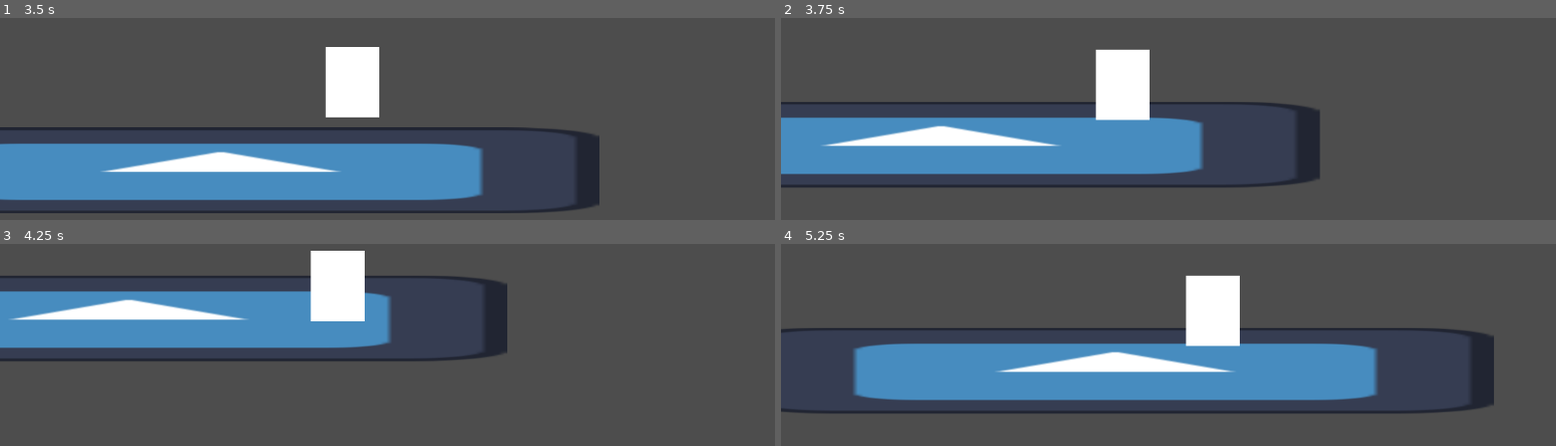
Above: before the commit, frames 1-4 (two rows, left to right).
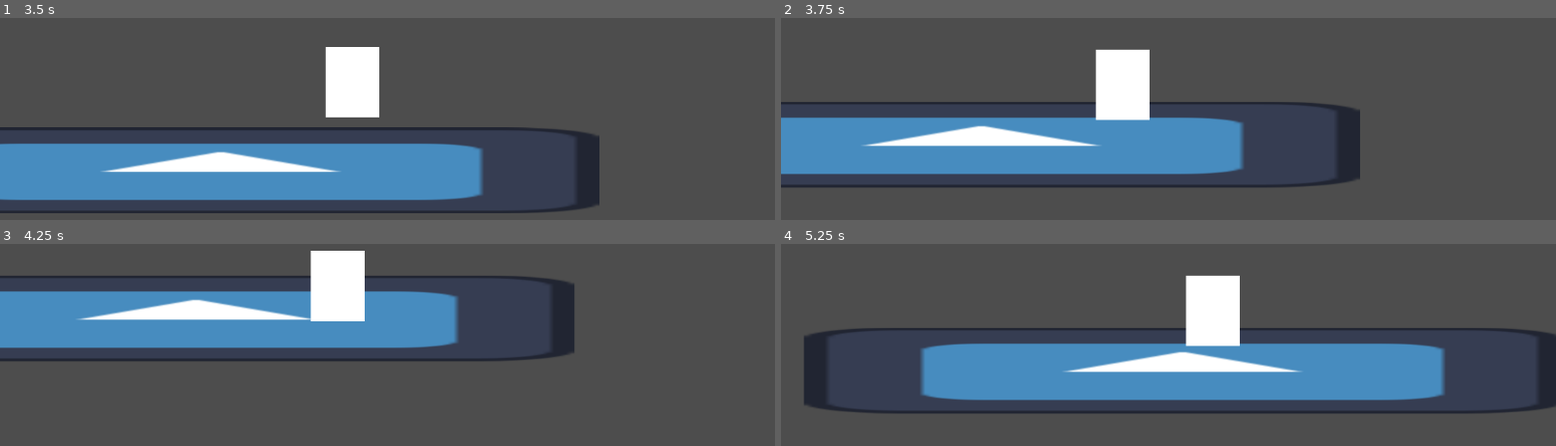
Above: after the commit, the same moments.

Repository: Jqmmy/Jam-game
Game: Godot game, scene res://Scenes/main.tscn
Same seed, same stepped clock (60 frames per second), same inputs: the game is played once before the commit and once after it. The project has no main scene, so this scene is started directly. The engine's default icon, where the game draws it, is replaced by a stand-in: a white triangle on a blue panel in a dark square.
Inputs (mouse positions are in pixels of both pictures, inside the frame that each line leads up to):
- Up to frame 1 (3.5 s): tap Enter (ui_accept) at 0.5, 0.77, 1.52, 3.02 s; move the mouse to (558, 40) at 0.52 s; press the mouse at (558, 40) at 0.53 s; hold D (right) 0.53-2.03 s; move the mouse to (232, 82) at 1.27 s; release the mouse at (232, 82) at 1.28 s; click (232, 82) at 1.35 s; move the mouse to (outside the picture) at 2.02 s; press the mouse at (outside the picture) at 2.03 s; hold A (left) 2.03-2.78 s; move the mouse to (348, 147) at 2.77 s; release the mouse at (348, 147) at 2.78 s; hold D (right) from 2.78 s (still down); click (348, 147) at 2.85 s
- Up to frame 2 (3.75 s): keep holding D (right); move the mouse to (1401, 127) at 3.52 s; press the mouse at (1401, 127) at 3.53 s
- Up to frame 3 (4.25 s): keep holding D (right); tap Enter (ui_accept) at 3.77 s
- Up to frame 4 (5.25 s): move the mouse to (outside the picture) at 4.27 s; release D (right) at 4.28 s; release the mouse at (outside the picture) at 4.28 s; hold A (left) 4.28-5.03 s; click (outside the picture) at 4.35 s; tap Enter (ui_accept) at 4.52 s; move the mouse to (1207, 286) at 5.02 s; press the mouse at (1207, 286) at 5.03 s; hold D (right) from 5.03 s (still down)

Frame 1 is identical in both runs. In frame 2, 5.4% of the frame differs, in the area x 5-75%, y 41-84%; in frame 3, 7.1%; in frame 4, 11%, in the area x 0-100%, y 41-84%.

Commit message:
switched to inherited scenes for weapons

Diff:
--- a/Prefabs/Player stuff/player.tscn
+++ b/Prefabs/Player stuff/player.tscn
@@ -1,7 +1,7 @@
 [gd_scene load_steps=5 format=3 uid="uid://jc1p0uslb4co"]
 
 [ext_resource type="Script" uid="uid://dejecgscw78vv" path="res://Scripts/player.gd" id="1_h8clt"]
-[ext_resource type="PackedScene" uid="uid://dvuics1pjx4jw" path="res://Prefabs/weapons/shotgun.tscn" id="2_sgdqr"]
+[ext_resource type="PackedScene" uid="uid://dvuics1pjx4jw" path="res://Prefabs/weapons/template/temp weapon.tscn" id="2_sgdqr"]
 
 [sub_resource type="RectangleShape2D" id="RectangleShape2D_sgdqr"]
 size = Vector2(75, 100)
--- a/Prefabs/weapons/shotgun.tscn
+++ /dev/null
@@ -1,25 +0,0 @@
-[gd_scene load_steps=5 format=3 uid="uid://dvuics1pjx4jw"]
-
-[ext_resource type="Script" uid="uid://cnhy1qo266bra" path="res://Scripts/shotgun.gd" id="1_oxw24"]
-[ext_resource type="Script" uid="uid://c1uqexfyeqgq7" path="res://Scripts/WeaponData.gd" id="2_wnt4m"]
-
-[sub_resource type="Resource" id="Resource_wnt4m"]
-script = ExtResource("2_wnt4m")
-name = "Shotgun"
-description = "Close range weapon that deals heavy damage. Deals less damage the more enemies you have in range."
-damage = 50
-metadata/_custom_type_script = "uid://c1uqexfyeqgq7"
-
-[sub_resource type="RectangleShape2D" id="RectangleShape2D_oxw24"]
-size = Vector2(300, 90)
-
-[node name="Shotgun" type="Node2D" groups=["enemy"]]
-script = ExtResource("1_oxw24")
-weapon_data = SubResource("Resource_wnt4m")
-weapon_flip_offset = 380.0
-
-[node name="Area2D" type="Area2D" parent="."]
-
-[node name="CollisionShape2D" type="CollisionShape2D" parent="Area2D"]
-position = Vector2(150, -5)
-shape = SubResource("RectangleShape2D_oxw24")
--- /dev/null
+++ b/Prefabs/weapons/template/temp weapon.tscn
@@ -0,0 +1,10 @@
+[gd_scene load_steps=2 format=3 uid="uid://dvuics1pjx4jw"]
+
+[ext_resource type="Script" uid="uid://j4pcdcmu6vsw" path="res://Scripts/Weapon.gd" id="1_6dg3d"]
+
+[node name="temp weapon" type="Node2D" node_paths=PackedStringArray("sprite2d") groups=["enemy"]]
+script = ExtResource("1_6dg3d")
+sprite2d = NodePath("Sprite2D")
+metadata/_custom_type_script = "uid://j4pcdcmu6vsw"
+
+[node name="Sprite2D" type="Sprite2D" parent="."]
--- a/Scripts/Weapon.gd
+++ b/Scripts/Weapon.gd
@@ -1,8 +1,11 @@
 extends Node2D
 class_name Weapon
 
-@export var weapon_data:WeaponData
+@export var weapon_name:String
+@export_multiline var description:String
+@export var damage:int = 10
 @export var weapon_flip_offset:float
+@export var sprite2d:Sprite2D
 
 
 var hand_resting_pos:Vector2
@@ -11,21 +14,21 @@
 	RIGHT
 }
 
+signal used_weapon
+signal holding_use
+
 # Called when the node enters the scene tree for the first time.
 func _enter_tree() -> void:
 	hand_resting_pos = get_parent().position
 
-# Called every frame. 'delta' is the elapsed time since the previous frame.
-func _process(delta: float) -> void:
-	pass
-
-func damage_enemies(enemies:Array[Node2D]):
-	for enemy in enemies:
-		if enemy.is_in_group("enemy"):
-			enemy.health -= weapon_data.damage
+func _input(_event: InputEvent) -> void:
+	if !Engine.is_editor_hint():
+		if Input.is_action_just_pressed("use weapon"):
+			used_weapon.emit()
+		if Input.is_action_pressed("use weapon"):
+			holding_use.emit()
 
 func flip_weapon(direction:directions):
-	print(hand_resting_pos)
 	if direction == directions.LEFT:
 		position.x = -weapon_flip_offset
 	elif direction == directions.RIGHT:
--- a/Scripts/WeaponData.gd
+++ /dev/null
@@ -1,13 +0,0 @@
-extends Resource
-class_name WeaponData
-
-@export var name:String
-@export_multiline var description:String
-@export var damage:int = 10
-
-
-#figure out what data type to hint so it can be an export
-var texture
-
-func _ready():
-	pass
--- a/Scripts/shotgun.gd
+++ b/Scripts/shotgun.gd
@@ -20,4 +20,4 @@
 
 		for enemy in area_2d.get_overlapping_bodies():
 			if enemy.is_in_group("enemy"):
-				enemy.health -= weapon_data.damage / enemies_shot
+				enemy.health -= damage / enemies_shot
Not shown, removed: Scripts/WeaponData.gd.uid
